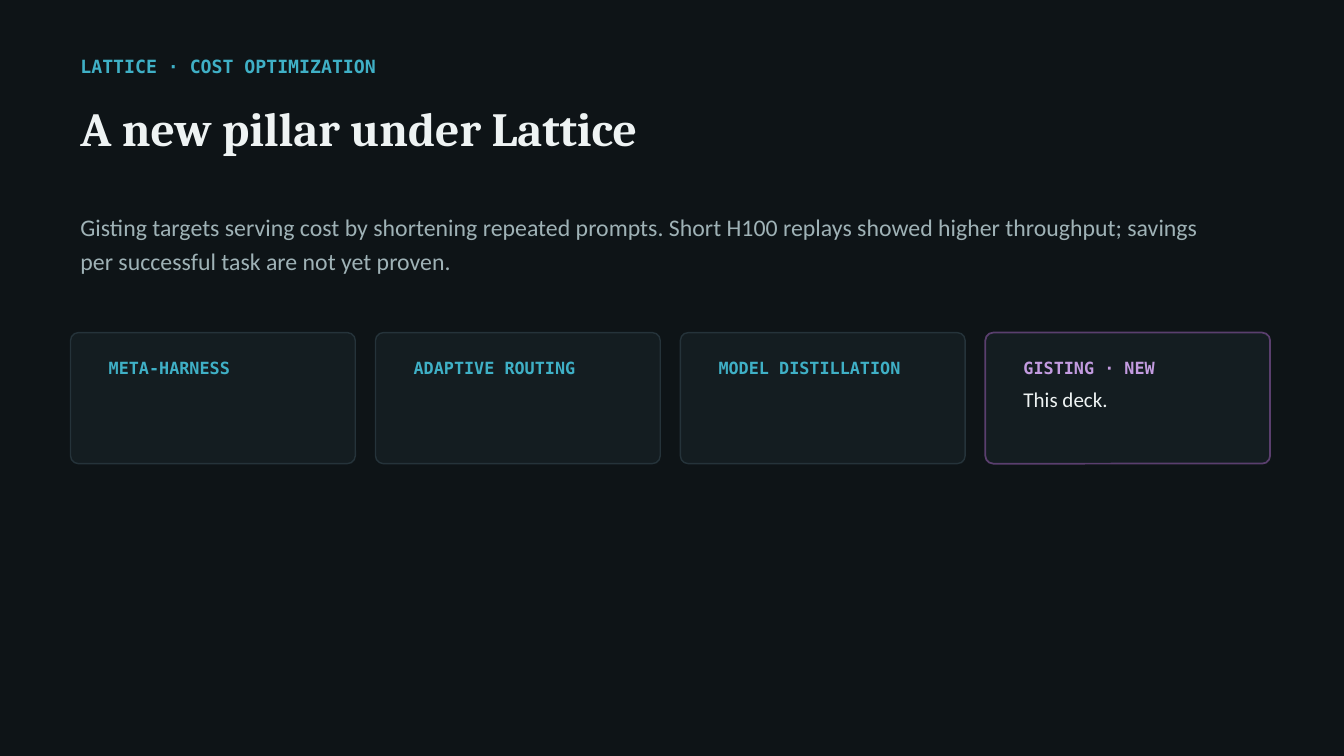
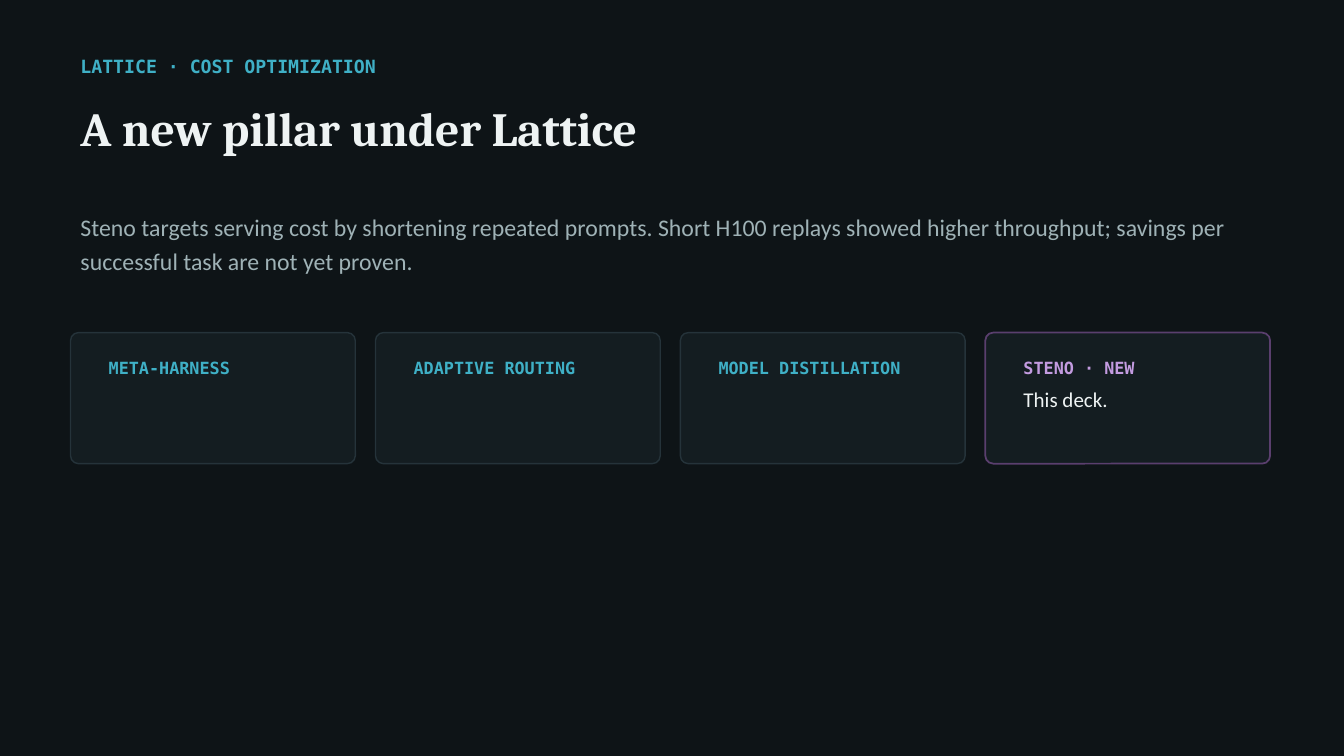
Before and after one commit to arunmenon/gisting-coding-agent, a slide deck: slide 3 of Gisting-CTO-deck.pptx. Drawn at 1344x756 pixels with LibreOffice and Linux fonts; fonts in the diff are those of the drawing. Boxes give left, top, right and bottom in pixels: in the first picture for what was removed or moved away, otherwise in the second. Text is boxed around its words. In the diff, an @@ line names an element or a change of style, - is before the commit and + after.

```diff
--- a/Gisting-CTO-deck.pptx
+++ b/Gisting-CTO-deck.pptx
@@ text at [80,219,1224,274]: text changed @@
-Gisting targets serving cost by shortening repeated prompts. Short H100 replays showed higher throughput; savings per successful task are not yet proven.
+Steno targets serving cost by shortening repeated prompts. Short H100 replays showed higher throughput; savings per successful task are not yet proven.
@@ text at [1023,361,1134,374]: text changed @@
-GISTING · NEW
+STENO · NEW
```
Also in this commit, not shown: 10 other slides changed, 4 other files.
